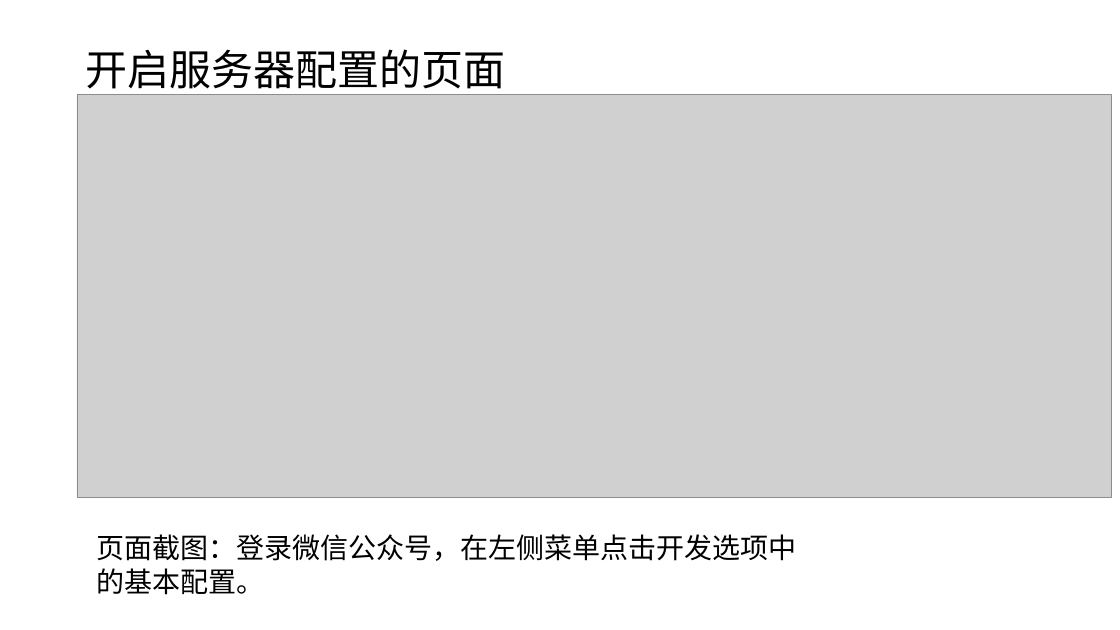
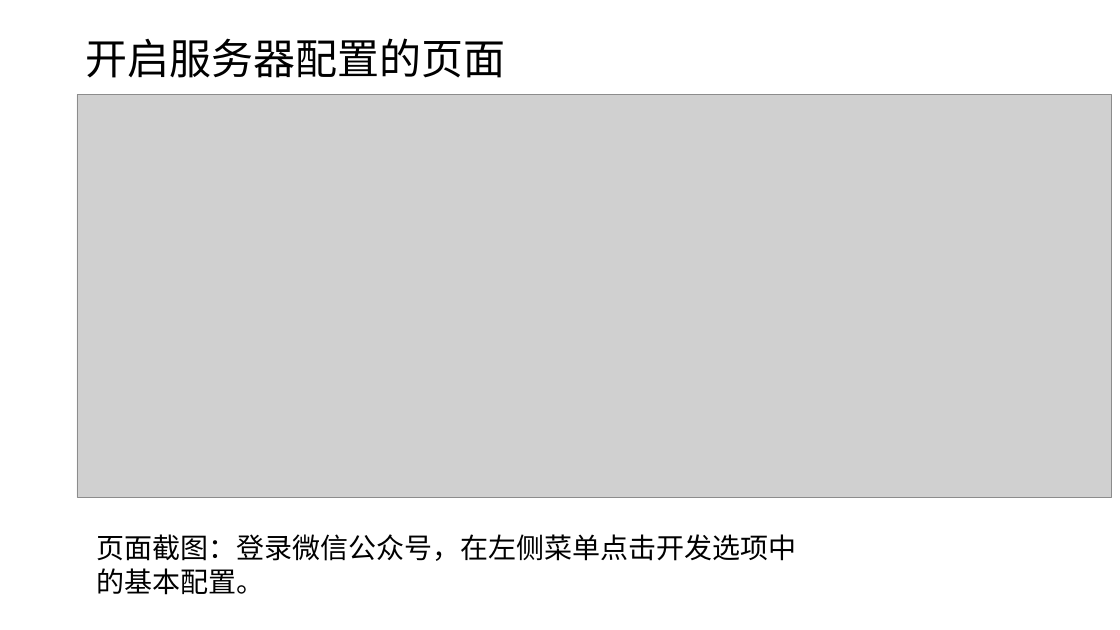
Before and after one commit to edu2act/course-wechat-and-miniprogram, a slide deck: slide 2 of ch02/开启服务器配置.pptx. Drawn at 1120x630 pixels with LibreOffice and Linux fonts; fonts in the diff are those of the drawing; grey boxes stand for pictures. Boxes give left, top, right and bottom in pixels: in the first picture for what was removed or moved away, otherwise in the second. Text is boxed around its words. In the diff, an @@ line names an element or a change of style, - is before the commit and + after.

```diff
--- a/ch02/开启服务器配置.pptx
+++ b/ch02/开启服务器配置.pptx
@@ title "开启服务器配置的页面" rewrapped from <box>85,49,505,96</box> to <box>85,38,505,78</box> @@
```
Also in this commit, not shown: 7 other files.
